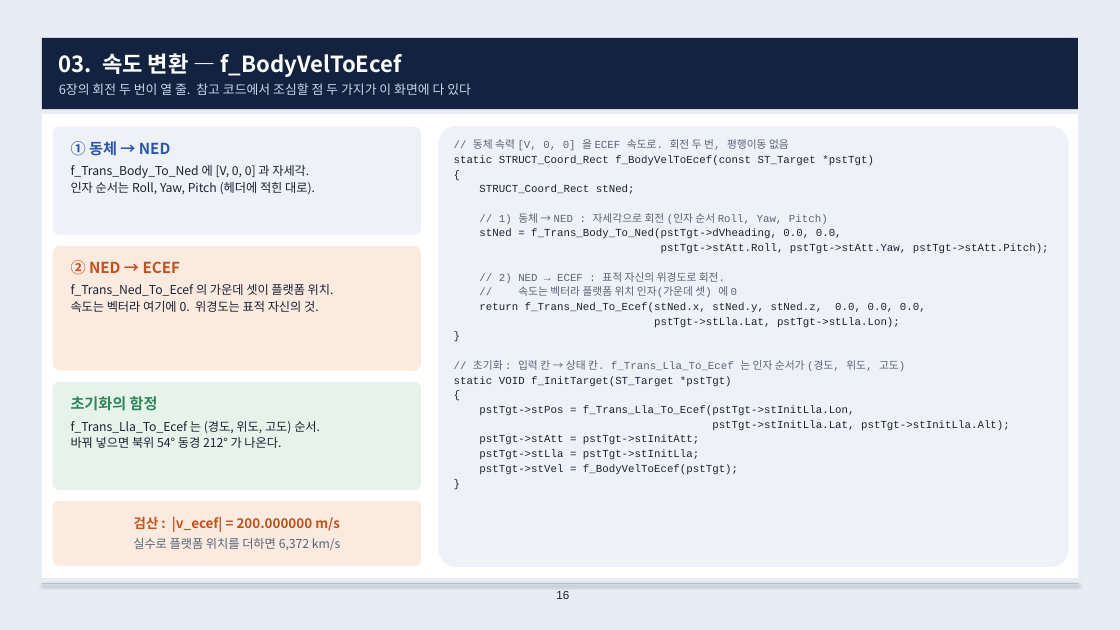
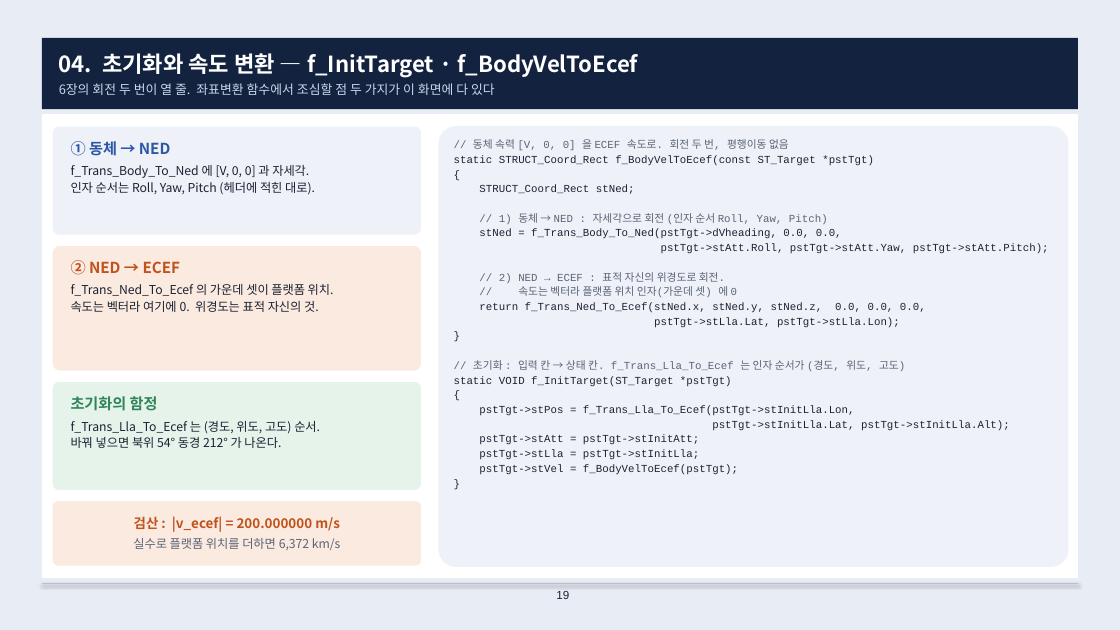
Before and after one commit to harley-hwan/radar-sw-study, a slide deck: slide 19 of Part3_TargetSim/ref/산출물/Chapter3_target_simulation.pptx (slide 16 before the commit). Drawn at 1120x630 pixels with LibreOffice and Linux fonts; fonts in the diff are those of the drawing. Boxes give left, top, right and bottom in pixels: in the first picture for what was removed or moved away, otherwise in the second. Text is boxed around its words. In the diff, an @@ line names an element or a change of style, - is before the commit and + after.

```diff
--- a/Part3_TargetSim/ref/산출물/Chapter3_target_simulation.pptx
+++ b/Part3_TargetSim/ref/산출물/Chapter3_target_simulation.pptx
@@ text at <box>59,53,638,95</box>: text changed; size 11 to 19 pt; text colour #C9D6EC to #FFFFFF; bold on @@
-03. 속도 변환 — f_BodyVelToEcef
-6장의 회전 두 번이 열 줄. 참고 코드에서 조심할 점 두 가지가 이 화면에 다 있다
+04. 초기화와 속도 변환 — f_InitTarget · f_BodyVelToEcef
+6장의 회전 두 번이 열 줄. 좌표변환 함수에서 조심할 점 두 가지가 이 화면에 다 있다
```
Also in this commit, not shown: 19 other slides changed, 9 slides added, 7 slides removed, 9 other files.
